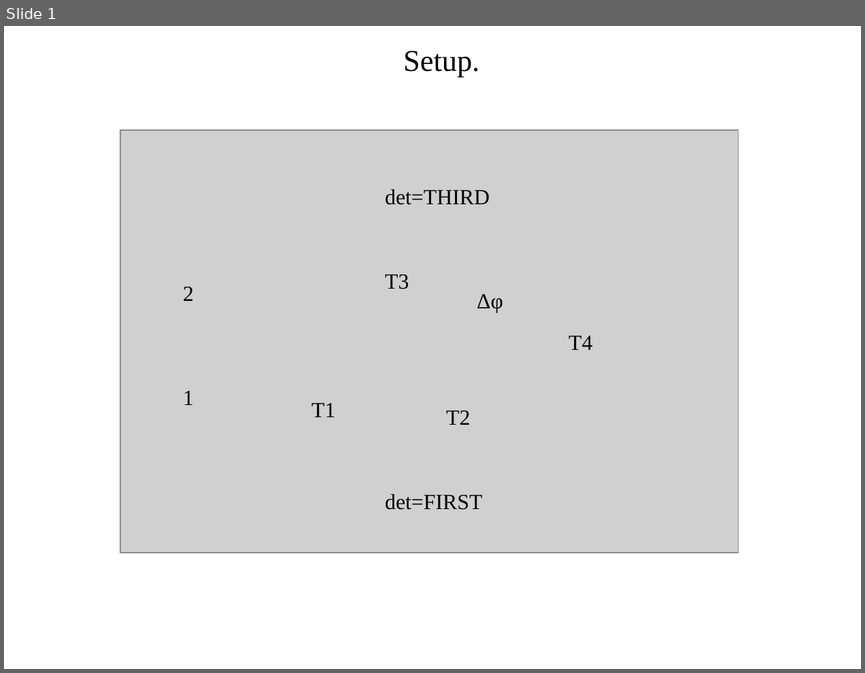
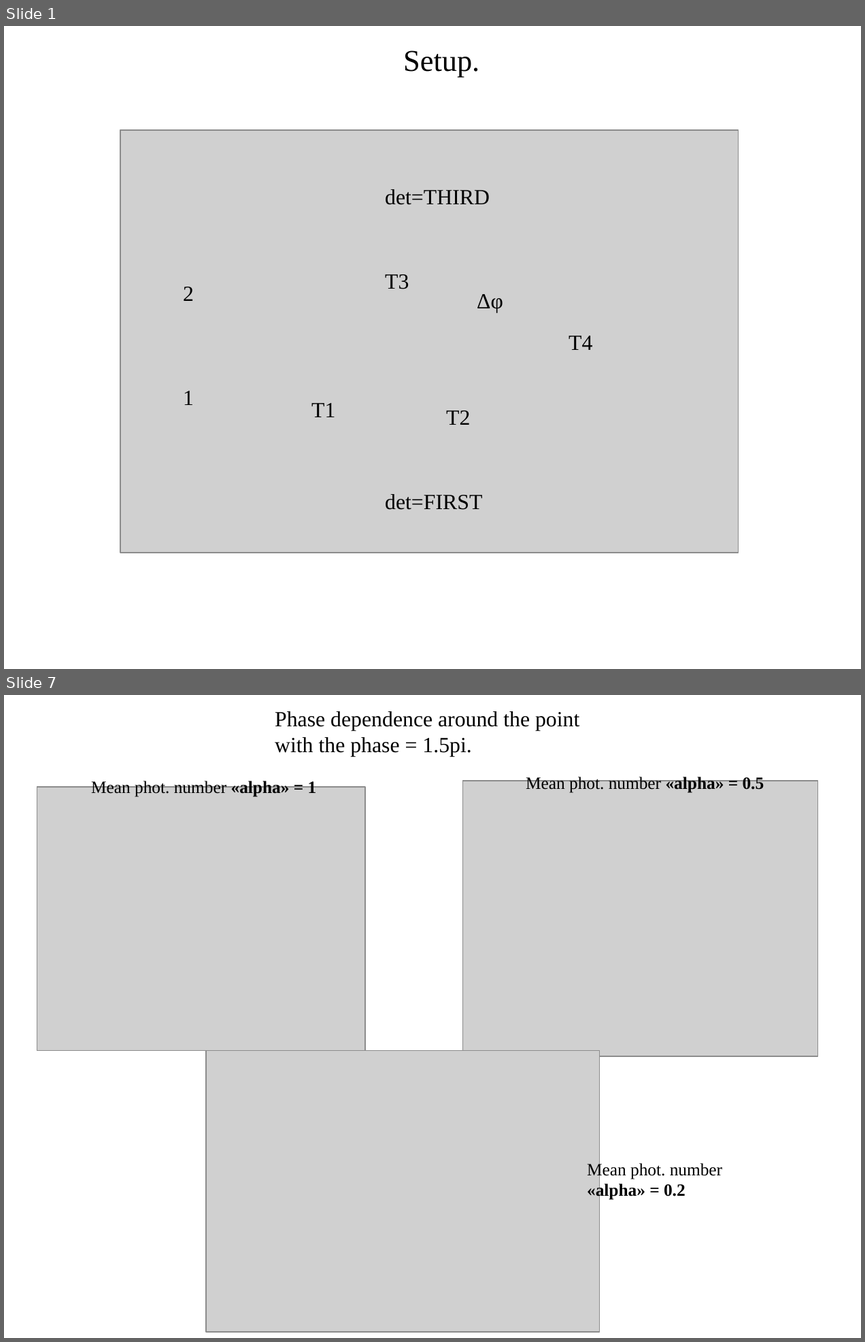
Before and after one commit to matthewR1993/qscheme, a slide deck: results/res17/res17.odp. Shown one above the other, each under a label of ours: slide 1 before the commit, slides 1 and 7 after it; the slides between them are not shown. The pictures are 865x673 and 865x1342 pixels, drawn with LibreOffice and Linux fonts; fonts in the diff are those of the drawing; grey boxes stand for pictures. Boxes give left, top, right and bottom in pixels: in the first picture for what was removed or moved away, otherwise in the second. Text is boxed around its words. In the diff, an @@ line names an element or a change of style, - is before the commit and + after.

```diff
--- a/results/res17/res17.odp
+++ b/results/res17/res17.odp
@@ slide 7 added at [4,695,861,1338], background #FFFFFF @@
@@ text added at [275,711,579,756], 20 pt, text #000000 @@
+Phase dependence around the point with the phase = 1.5pi.
@@ text added at [526,775,764,793], 16 pt, text #000000 @@
+Mean phot. number «alpha» = 0.5
@@ picture added at [37,787,365,1051] @@
@@ text added at [91,779,317,797], 16 pt, text #000000 @@
+Mean phot. number «alpha» = 1
@@ picture added at [464,781,819,1056] @@
@@ picture added at [206,1051,600,1331] @@
@@ text added at [587,1161,722,1200], 16 pt, text #000000 @@
+Mean phot. number «alpha» = 0.2
```
Also in this commit, not shown: 4 slides changed, 3 other slides added, 21 other files.
